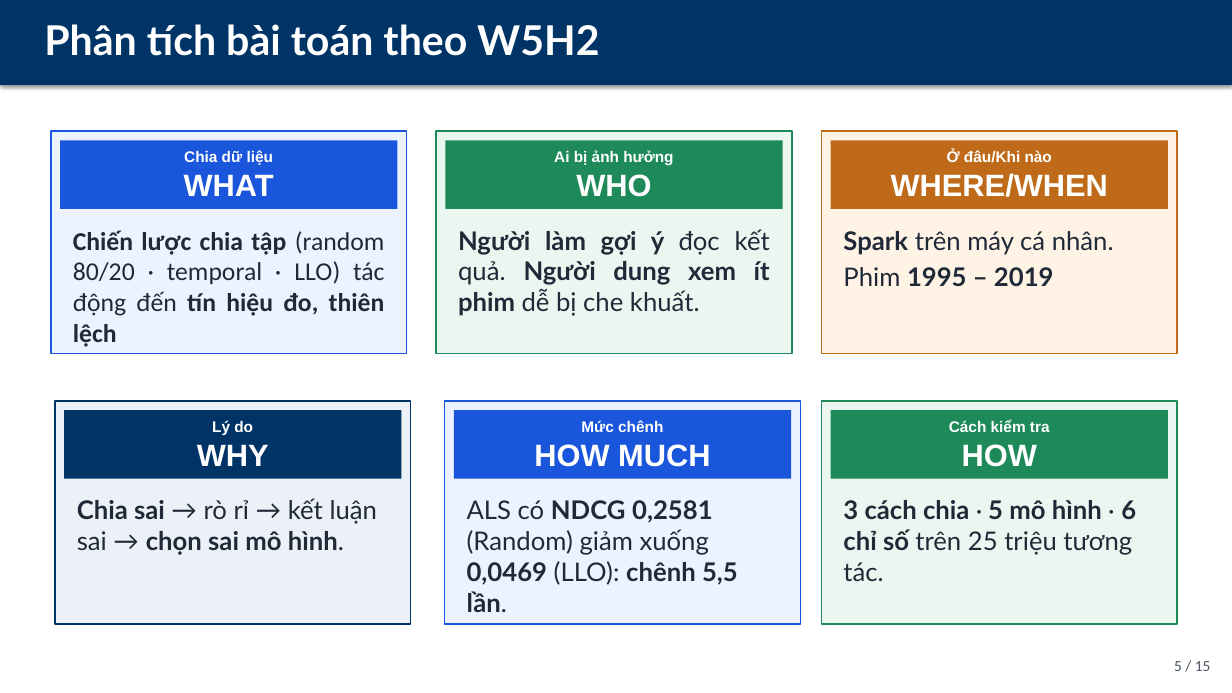
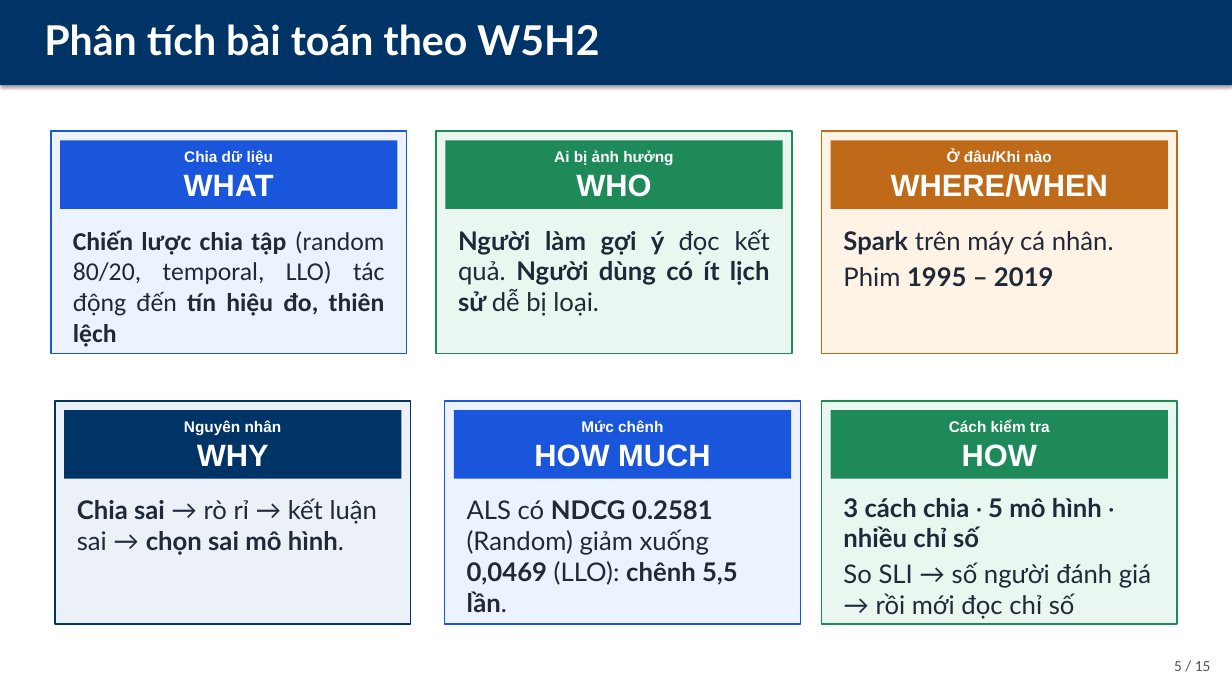
Before and after one commit to StreetParkourZombie/Recommendation_System, a slide deck: slide 5 of docs/Project/Main/Presentation/Slides/PPNCKH_DeCuong_15slides_Self-Adjustion.pptx. Drawn at 1232x693 pixels with LibreOffice and Linux fonts; fonts in the diff are those of the drawing. Boxes give left, top, right and bottom in pixels: in the first picture for what was removed or moved away, otherwise in the second. Text is boxed around its words. In the diff, an @@ line names an element or a change of style, - is before the commit and + after.

```diff
--- a/docs/Project/Main/Presentation/Slides/PPNCKH_DeCuong_15slides_Self-Adjustion.pptx
+++ b/docs/Project/Main/Presentation/Slides/PPNCKH_DeCuong_15slides_Self-Adjustion.pptx
@@ text at (73, 230, 385, 347): text changed @@
-Chiến lược chia tập (random 80/20 · temporal · LLO) tác động đến tín hiệu đo, thiên lệch
+Chiến lược chia tập (random 80/20, temporal, LLO) tác động đến tín hiệu đo, thiên lệch
@@ text at (458, 229, 770, 316): text changed @@
-Người làm gợi ý đọc kết quả. Người dung xem ít phim dễ bị che khuất.
+Người làm gợi ý đọc kết quả. Người dùng có ít lịch sử dễ bị loại.
@@ text in rounded rectangle at (184, 420, 282, 435): text changed @@
-Lý do
+Nguyên nhân
@@ text at (467, 500, 738, 612): text changed @@
-ALS có NDCG 0,2581 (Random) giảm xuống 0,0469 (LLO): chênh 5,5 lần.
+ALS có NDCG 0.2581 (Random) giảm xuống 0,0469 (LLO): chênh 5,5 lần.
@@ text at (843, 498, 1151, 619): text changed; bold off @@
-3 cách chia · 5 mô hình · 6 chỉ số trên 25 triệu tương tác.
+3 cách chia · 5 mô hình · nhiều chỉ số
+So SLI → số người đánh giá → rồi mới đọc chỉ số
```
Also in this commit, not shown: 9 other slides changed, 4 slides added, 6 slides removed, 41 other files.
